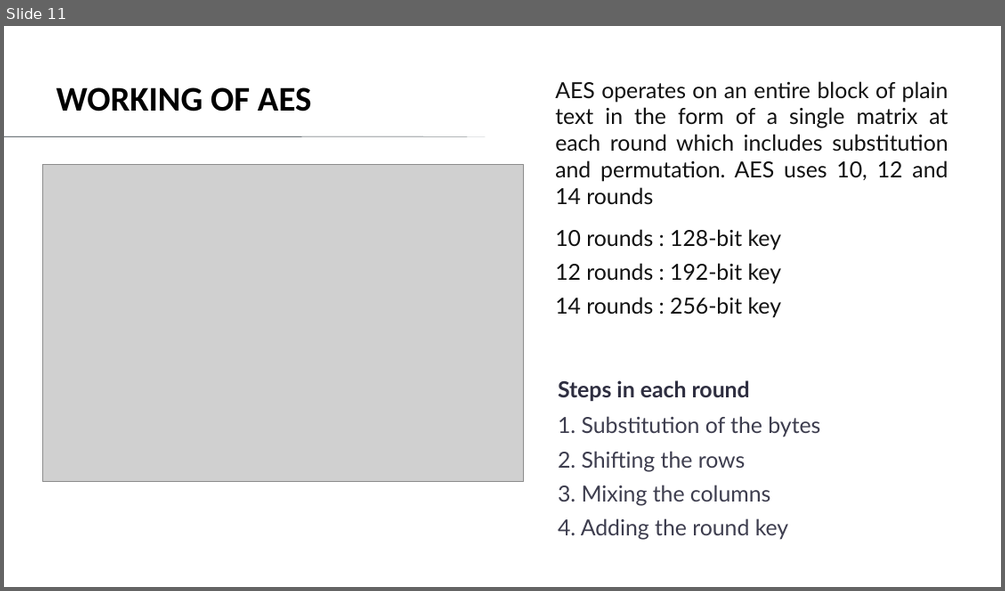
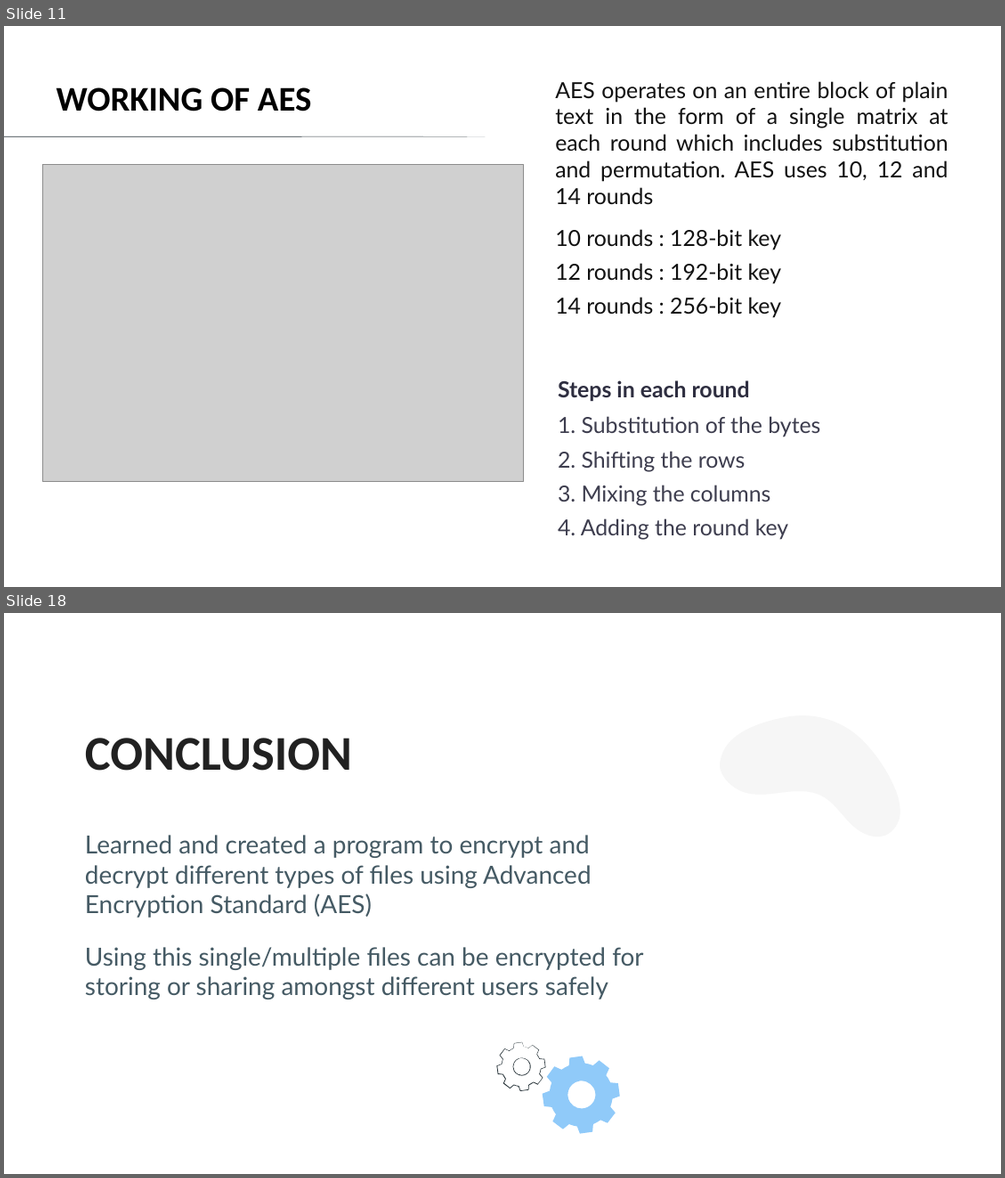
Before and after one commit to rudrabarad/AES-Encryption-Decryption, a slide deck: Presentation.pptx. Shown one above the other, each under a label of ours: slide 11 before the commit, slides 11 and 18 after it; the slides between them are not shown. The pictures are 1005x591 and 1005x1178 pixels, drawn with LibreOffice and Linux fonts; fonts in the diff are those of the drawing; grey boxes stand for pictures. Boxes give left, top, right and bottom in pixels: in the first picture for what was removed or moved away, otherwise in the second. Text is boxed around its words. In the diff, an @@ line names an element or a change of style, - is before the commit and + after.

```diff
--- a/Presentation.pptx
+++ b/Presentation.pptx
@@ slide 18 added at <box>4,613,1001,1174</box>, background #FFFFFF @@
@@ rectangle added at <box>59,659,169,780</box>, fill #FFFFFF @@
@@ freeform shape added at <box>69,681,178,788</box>, fill #EBEBEB @@
@@ freeform shape added at <box>92,692,138,781</box>, fill #EBEBEB @@
@@ freeform shape added at <box>700,667,922,889</box>, fill #E0E0E0 at 29% opacity @@
@@ subtitle added at <box>85,738,352,771</box>, 35 pt, text #212121, bold @@
+CONCLUSION
@@ text added at <box>85,835,643,999</box>, 18 pt, text #455A64 @@
+Learned and created a program to encrypt and decrypt different types of files using Advanced Encryption Standard (AES)
+Using this single/multiple files can be encrypted for storing or sharing amongst different users safely
@@ freeform shape added at <box>496,1042,545,1090</box>, fill #263238 @@
@@ freeform shape added at <box>512,1058,534,1076</box>, fill #263238 @@
@@ freeform shape added at <box>542,1055,620,1134</box>, fill #90CAF9 @@
```
Also in this commit, not shown: 5 slides changed, 2 other slides added, 2 slides removed, 1 other file.
